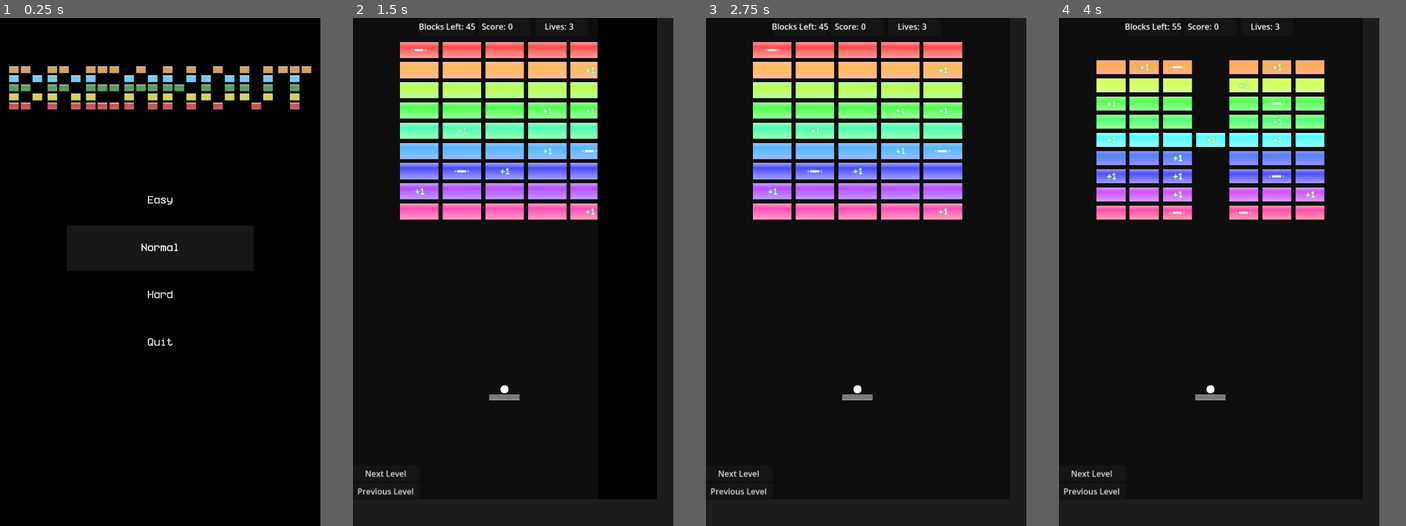
Above: before the commit, frames 1-4 (left to right).
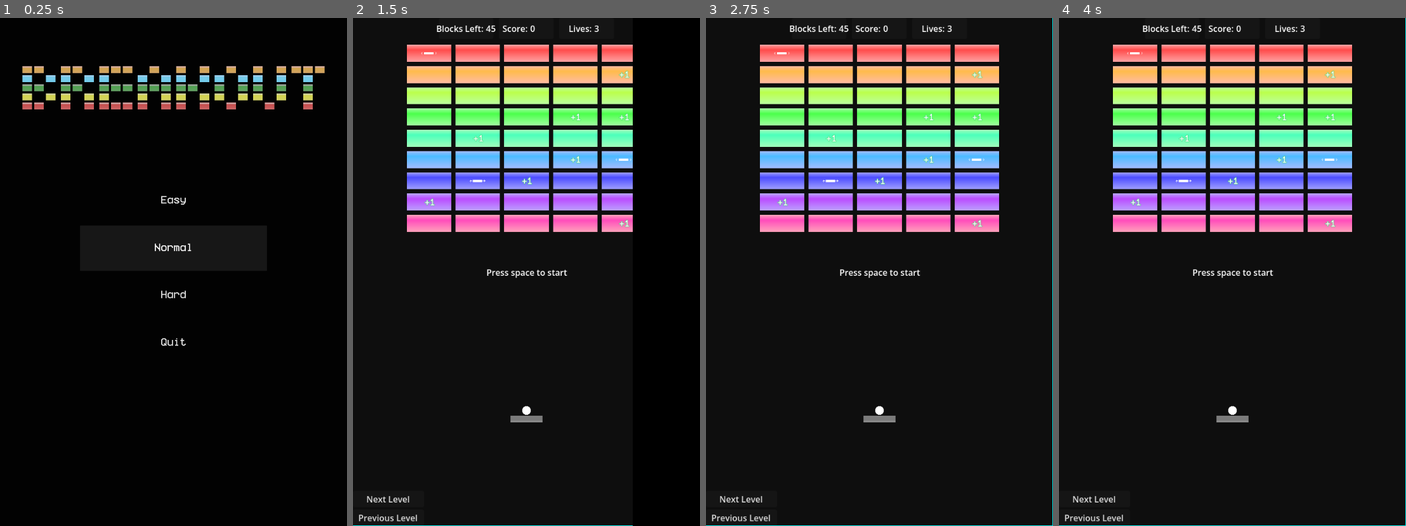
Above: after the commit, the same moments.

Repository: ProudFridge/Breakout
Game: Godot game, scene res://scenes/main_menu/main_menu.tscn
The game is run twice, just before and just after one commit, with the same random seed, the same clock (stepped at 60 frames per second) and the same inputs. Sound files missing from this copy of the repository are replaced by a short silence.
Inputs (mouse positions are in pixels of both pictures, inside the frame that each line leads up to):
- Up to frame 1 (0.25 s): no input
- Up to frame 2 (1.5 s): click "Hard" at 0.5 s; click "Easy" at 1.25 s
- Up to frame 3 (2.75 s): click (740, 490) at 2 s, where only the run before the commit has a clickable "Previous Level"
- Up to frame 4 (4 s): click (1093, 475) at 2.75 s, where only the run before the commit has a clickable "Next Level"; click (1093, 475) at 3.5 s, where only the run before the commit has a clickable "Next Level"
In our replay, the window is 505x800 before the commit and 547x800 after it. These sizes can differ from the game's own. Grey fills any space a smaller window leaves; there, only what the larger window draws over its background counts as a difference.

The runs differ from the first frame. In frame 1, 4.4% of the frame differs, in the area x 2-94%, y 9-65%; in frame 2, 28%, in the area x 0-93%, y 0-100%; in frame 3, 25%; in frame 4, 25%.

Commit message:
Add pause menu

Diff:
--- a/project.godot
+++ b/project.godot
@@ -30,7 +30,7 @@
 
 [display]
 
-window/size/viewport_width=600
+window/size/viewport_width=650
 window/size/viewport_height=950
 window/size/sharp_corners=true
 
@@ -88,6 +88,11 @@
 "events": [Object(InputEventKey,"resource_local_to_scene":false,"resource_name":"","device":-1,"window_id":0,"alt_press …(191 unchanged characters)…
 ]
 }
+space={
+"deadzone": 0.2,
+"events": [Object(InputEventKey,"resource_local_to_scene":false,"resource_name":"","device":-1,"window_id":0,"alt_pressed":false,"shift_pressed":false,"ctrl_pressed":false,"meta_pressed":false,"pressed":false,"keycode":0,"physical_keycode":32,"key_label":0,"unicode":32,"location":0,"echo":false,"script":null)
+]
+}
 
 [layer_names]
 
--- a/scenes/arena/arena.gd
+++ b/scenes/arena/arena.gd
@@ -5,8 +5,8 @@
 func _ready() -> void:
 	pass # Replace with function body.
 
-#func _draw() -> void:
-	#draw_rect(Rect2(Vector2.ZERO, Global.windowSize), Color.AQUA)
+func _draw() -> void:
+	draw_rect(Rect2(Vector2.ZERO, Global.windowSize), Color.AQUA, false)
 
 
 # Called every frame. 'delta' is the elapsed time since the previous frame.
--- a/scenes/arena/arena.tscn
+++ b/scenes/arena/arena.tscn
@@ -14,6 +14,8 @@
 [ext_resource type="Script" uid="uid://cwo2b31ad2swj" path="res://scenes/arena/ui/next_level_button.gd" id="11_xgbxb"]
 [ext_resource type="Script" uid="uid://mf3gmufjrs3x" path="res://scenes/arena/ui/previous_level_button.gd" id="12_vmsrg"]
 [ext_resource type="Script" uid="uid://bwxm8xtf20qli" path="res://scenes/arena/ui/pause_menu/pause_menu.gd" id="15_t3vx8"]
+[ext_resource type="Script" uid="uid://qjcmcnd88eef" path="res://scenes/arena/ui/start_message/start_message.gd" id="15_w4nra"]
+[ext_resource type="Theme" uid="uid://247q53tapwic" path="res://scenes/main_menu/main_theme.tres" id="16_rhjlh"]
 
 [sub_resource type="StyleBoxFlat" id="StyleBoxFlat_6w4xk"]
 bg_color = Color(0.32544068, 0.32544097, 0.32544082, 1)
@@ -42,9 +44,8 @@
 gameManager = NodePath("../GameManager")
 
 [node name="Camera2D" type="Camera2D" parent="." unique_id=301651378]
-visible = false
-position = Vector2(317, 503)
-zoom = Vector2(0.95, 0.95)
+anchor_mode = 0
+limit_enabled = false
 
 [node name="Background" type="CanvasLayer" parent="." unique_id=607154934]
 layer = -1
@@ -259,28 +260,59 @@
 script = ExtResource("12_vmsrg")
 gameManager = NodePath("../../../../GameManager")
 
-[node name="PauseMenu" type="CanvasLayer" parent="." unique_id=2006036382]
+[node name="PauseMenu" type="CanvasLayer" parent="." unique_id=2006036382 node_paths=PackedStringArray("startMessage")]
+process_mode = 3
+script = ExtResource("15_t3vx8")
+startMessage = NodePath("../StartMessage")
+
+[node name="PanelContainer" type="PanelContainer" parent="PauseMenu" unique_id=1891272597]
+anchors_preset = 8
+anchor_left = 0.5
+anchor_top = 0.5
+anchor_right = 0.5
+anchor_bottom = 0.5
+offset_left = -129.0
+offset_top = -109.0
+offset_right = 129.0
+offset_bottom = 109.0
+grow_horizontal = 2
+grow_vertical = 2
+
+[node name="VBoxContainer" type="VBoxContainer" parent="PauseMenu/PanelContainer" unique_id=124181593]
+process_mode = 3
+layout_mode = 2
+theme = ExtResource("16_rhjlh")
+
+[node name="Resume" type="Button" parent="PauseMenu/PanelContainer/VBoxContainer" unique_id=586147441]
+layout_mode = 2
+size_flags_vertical = 3
+text = "Resume"
+
+[node name="MainMenu" type="Button" parent="PauseMenu/PanelContainer/VBoxContainer" unique_id=1358976856]
+layout_mode = 2
+size_flags_vertical = 3
+text = "Quit to main menu"
+
+[node name="Quit" type="Button" parent="PauseMenu/PanelContainer/VBoxContainer" unique_id=1596807816]
+layout_mode = 2
+size_flags_vertical = 3
+text = "Quit"
+
+[node name="StartMessage" type="CanvasLayer" parent="." unique_id=935056920]
+process_mode = 3
 visible = false
-script = ExtResource("15_t3vx8")
-
-[node name="VBoxContainer" type="VBoxContainer" parent="PauseMenu" unique_id=124181593]
-process_mode = 3
+script = ExtResource("15_w4nra")
+
+[node name="Label" type="Label" parent="StartMessage" unique_id=437867957]
 anchors_preset = 8
 anchor_left = 0.5
 anchor_top = 0.5
 anchor_right = 0.5
 anchor_bottom = 0.5
 offset_left = -20.0
-offset_top = -20.0
+offset_top = -11.5
 offset_right = 20.0
-offset_bottom = 20.0
-grow_horizontal = 2
-grow_vertical = 2
-
-[node name="Button" type="Button" parent="PauseMenu/VBoxContainer" unique_id=586147441]
-layout_mode = 2
-text = "test"
-
-[node name="Button2" type="Button" parent="PauseMenu/VBoxContainer" unique_id=1358976856]
-layout_mode = 2
-text = "test"
+offset_bottom = 11.5
+grow_horizontal = 2
+grow_vertical = 2
+text = "Press space to start"
--- a/scenes/arena/ui/pause_menu/pause_menu.gd
+++ b/scenes/arena/ui/pause_menu/pause_menu.gd
@@ -1,12 +1,31 @@
 extends CanvasLayer
 
+@export var startMessage: CanvasLayer
+@onready var resume: Button = $PanelContainer/VBoxContainer/Resume
+@onready var main_menu: Button = $PanelContainer/VBoxContainer/MainMenu
+@onready var quit: Button = $PanelContainer/VBoxContainer/Quit
 
 # Called when the node enters the scene tree for the first time.
 func _ready() -> void:
+	resume.pressed.connect(_on_resume_pressed)
+	main_menu.pressed.connect(_on_main_menu_pressed)
+	quit.pressed.connect(_on_quit_pressed)
 	hide()
 
+func _on_resume_pressed() -> void:
+	get_tree().paused = false
+	hide()
+
+func _on_main_menu_pressed() -> void:
+	get_tree().paused = false
+	hide()
+	SwitcherSingleton.switch_from_to("res://scenes/main_menu/main_menu.tscn", SwitcherSingleton.TRANSITION_TYPE.SLIDE)
+
+func _on_quit_pressed() -> void:
+	get_tree().quit()
 
 func _input(event: InputEvent) -> void:
-	if event.is_action_pressed("escape"):
-		get_tree().paused = true
+
+	if event.is_action_pressed("escape") and startMessage.gameStarted:
+		get_tree().paused = !get_tree().paused
 		visible = !visible
--- /dev/null
+++ b/scenes/arena/ui/pause_menu/resume.gd
@@ -0,0 +1,10 @@
+extends Button
+
+
+# Called when the node enters the scene tree for the first time.
+func _ready() -> void:
+	self.pressed.connect(_on_resume_pressed)
+
+
+# Called every frame. 'delta' is the elapsed time since the previous frame.
+func _on_resume_pressed() -> void:
--- /dev/null
+++ b/scenes/arena/ui/start_message/start_message.gd
@@ -0,0 +1,14 @@
+extends CanvasLayer
+
+var gameStarted: bool = false
+
+# Called when the node enters the scene tree for the first time.
+func _ready() -> void:
+	get_tree().paused = true
+	visible = true
+
+func _input(event: InputEvent) -> void:
+	if event.is_action_pressed("space") && !gameStarted:
+		get_tree().paused = false
+		hide()
+		gameStarted = true
--- a/scenes/managers/game_manager/game_manager.gd
+++ b/scenes/managers/game_manager/game_manager.gd
@@ -23,12 +23,6 @@
 signal level_lost()
 
 func _ready() -> void:
-	# Pauses the game for some time when the level starts
-	process_mode = Node.PROCESS_MODE_DISABLED
-	var timer: SceneTreeTimer = get_tree().create_timer(1.5)
-	timer.timeout.connect(func() -> void: process_mode = PROCESS_MODE_ALWAYS)
-
-
 	paddle = PADDLE.instantiate()
 	ball = BALL.instantiate()
 
--- a/scenes/singletons/Dev/dev.gd
+++ b/scenes/singletons/Dev/dev.gd
@@ -1,4 +1,7 @@
 extends Node
+
+func _ready() -> void:
+	process_mode = Node.PROCESS_MODE_ALWAYS
 
 func _input(event: InputEvent) -> void:
 	if OS.is_debug_build():
--- a/scenes/singletons/Global/global.gd
+++ b/scenes/singletons/Global/global.gd
@@ -3,6 +3,7 @@
 var windowSize: Vector2
 
 func _ready() -> void:
-	windowSize = get_window().size
+	#windowSize = get_window().size
+	windowSize = Vector2(650, 950)
 	print(windowSize)
 	LevelManager.load_levels()
--- a/scenes/singletons/SwitcherSingleton/switcher_singleton.gd
+++ b/scenes/singletons/SwitcherSingleton/switcher_singleton.gd
@@ -6,6 +6,7 @@
 var current_scene: Node = null
 
 func _ready() -> void:
+	process_mode = Node.PROCESS_MODE_ALWAYS
 	var root: Window = get_tree().root
 	# Using a negative index counts from the end, so this gets the last child node of `root`.
 	current_scene = root.get_child(-1)
@@ -21,7 +22,9 @@
 		# Adds the transitionRect into a canvasLayer so it stays idnependant of the camera's position
 		# TODO: group this into a function, it's messy
 		var canvasLayer: CanvasLayer = CanvasLayer.new()
+		#canvasLayer.process_mode = Node.PROCESS_MODE_ALWAYS
 		var transitionRect: TransitionRect = TransitionRect.new(0.75)
+
 		canvasLayer.add_child(transitionRect)
 		canvasLayer.follow_viewport_enabled = true
 
@@ -79,6 +82,8 @@
 		else:
 			var startTween: Tween = get_tree().create_tween()
 			var endTween: Tween = get_tree().create_tween()
+			startTween.set_pause_mode(Tween.TWEEN_PAUSE_PROCESS)
+			endTween.set_pause_mode(Tween.TWEEN_PAUSE_PROCESS)
 
 			startTween.set_ease(Tween.EASE_OUT)
 			startTween.set_trans(Tween.TRANS_BACK)
Not shown, added: scenes/arena/ui/pause_menu/resume.gd.uid
Not shown, added: scenes/arena/ui/start_message/start_message.gd.uid
